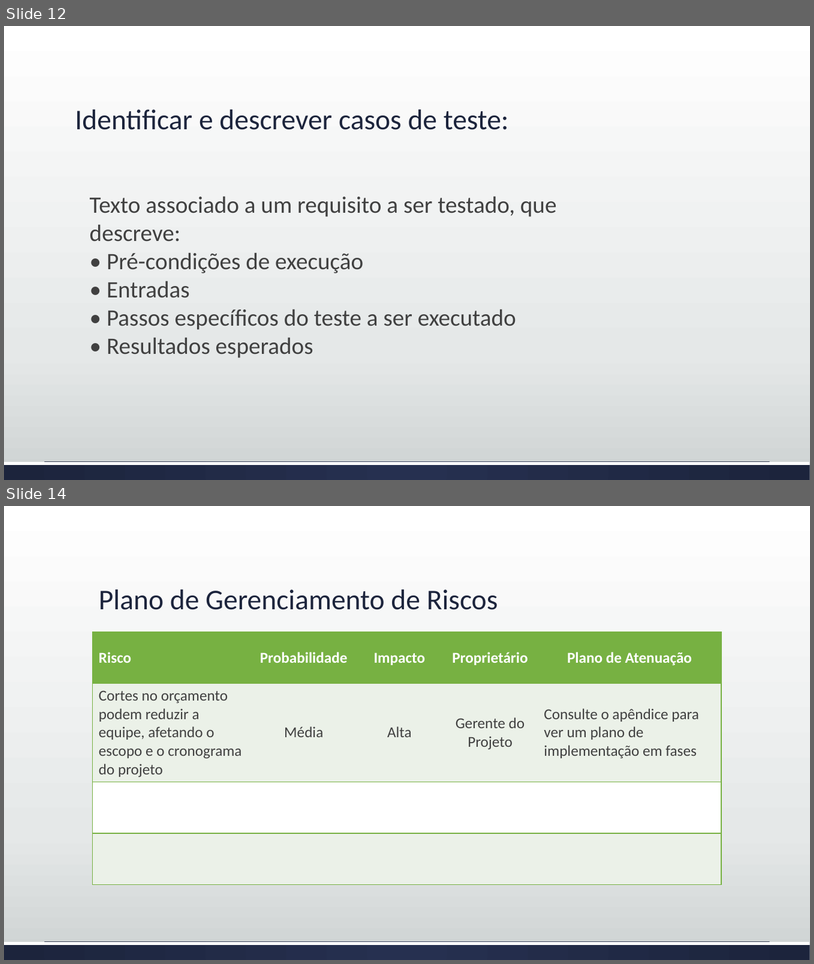
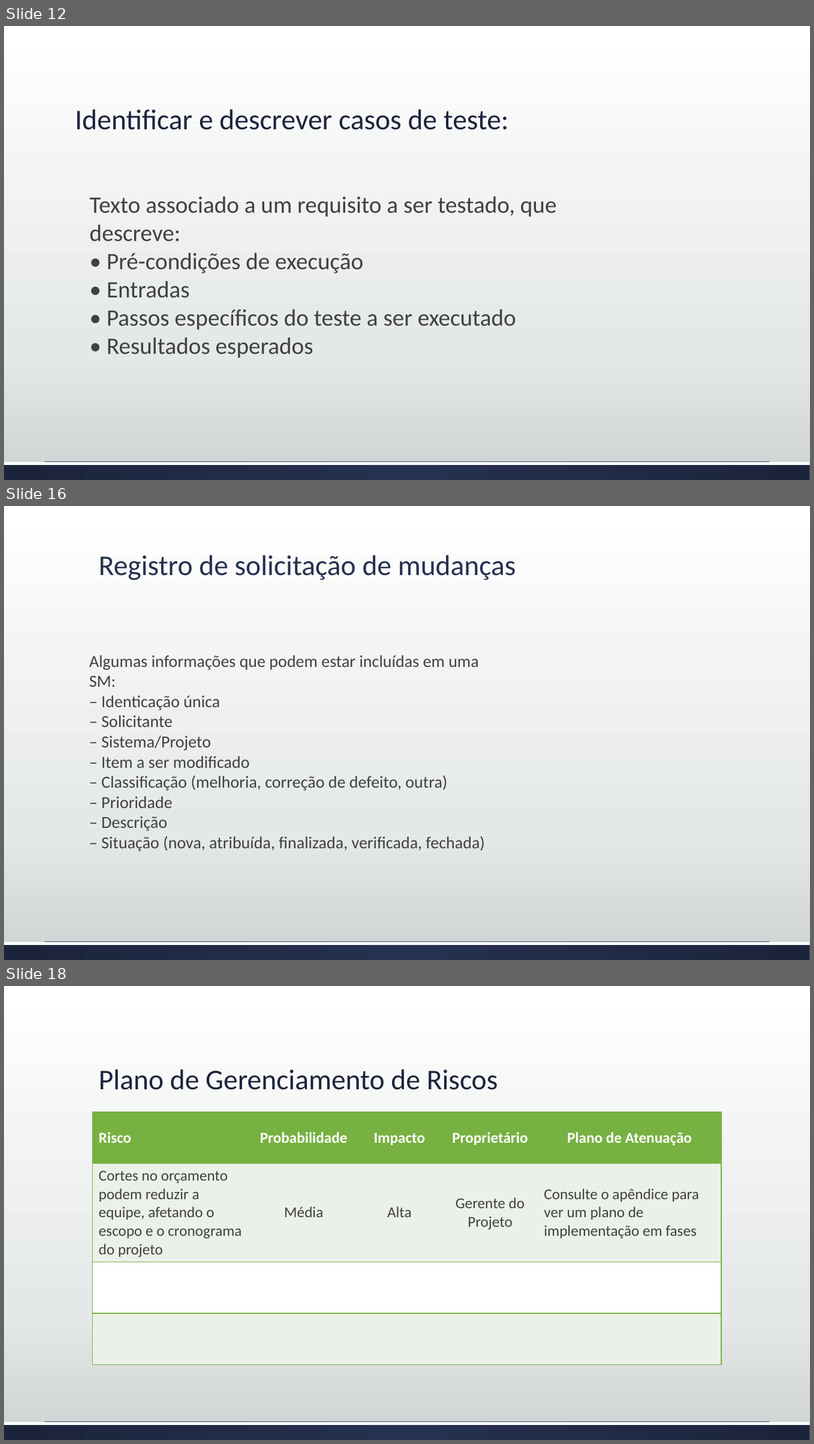
Before and after one commit to josimarpe/SIB, a slide deck: Requisitos/Plano de Projeto 1.pptx. Shown one above the other, each under a label of ours: slides 12 and 14 before the commit, slides 12, 16 and 18 after it; the slides between them are not shown. The pictures are 814x964 and 814x1444 pixels, drawn with LibreOffice and Linux fonts; fonts in the diff are those of the drawing. Boxes give left, top, right and bottom in pixels: in the first picture for what was removed or moved away, otherwise in the second. Text is boxed around its words. In the diff, an @@ line names an element or a change of style, - is before the commit and + after.

```diff
--- a/Requisitos/Plano de Projeto 1.pptx
+++ b/Requisitos/Plano de Projeto 1.pptx
@@ slide 16 added at bbox=[4, 506, 810, 960], background gradient #FFFFFF to #E5E8E8 to #CDD2D2; not listed: 2 template elements that a slide beside it also shows @@
@@ title added at bbox=[99, 555, 516, 580], 34 pt, text #263050 @@
+Registro de solicitação de mudanças
@@ text added at bbox=[89, 655, 485, 851], 20 pt, text #404040 @@
+Algumas informações que podem estar incluídas em uma
+SM:
+– Identicação única
+– Solicitante
+– Sistema/Projeto
+– Item a ser modificado
+– Classificação (melhoria, correção de defeito, outra)
+– Prioridade
+– Descrição
+– Situação (nova, atribuída, finalizada, verificada, fechada)
@@ what was slide 14 is now slide 18 @@
```
Also in this commit, not shown: 1 slide changed, 3 other slides added, 1 slide removed.
